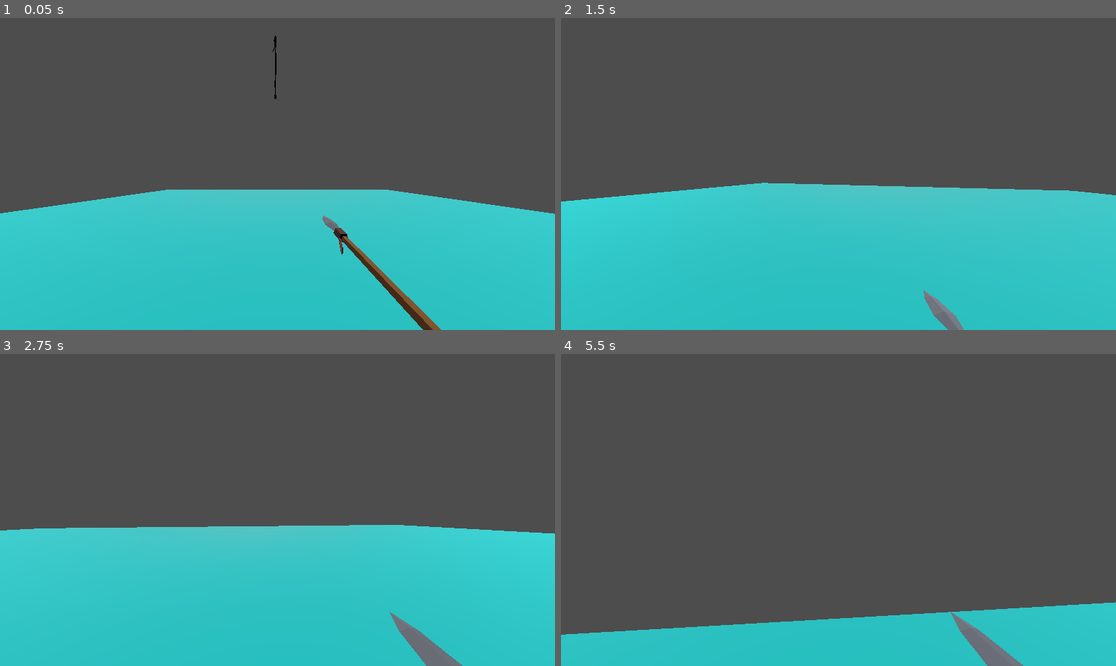
Above: before the commit, frames 1-4 (two rows, left to right).
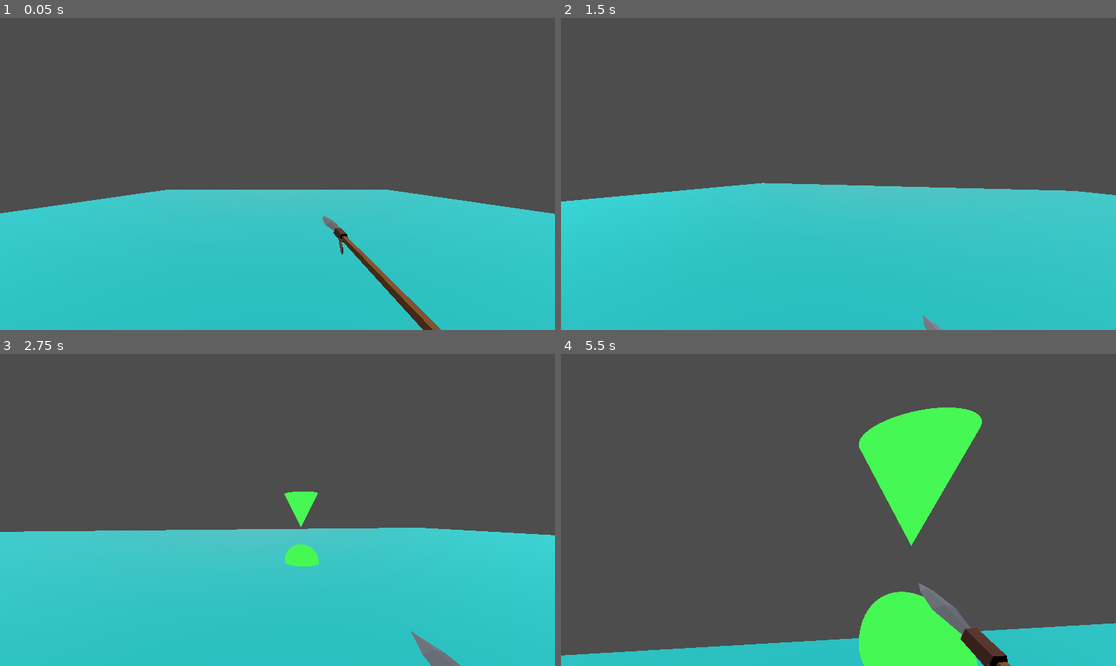
Above: after the commit, the same moments.

Repository: Salach-Malejkum/brackeys-game-jam
Game: Godot game, scene res://Scenes/cheems_testing_stuff.tscn
Same seed, same stepped clock (60 frames per second), same inputs: the game is played once before the commit and once after it.
Inputs (mouse positions are in pixels of both pictures, inside the frame that each line leads up to):
- Up to frame 1 (0.05 s): no input
- Up to frame 2 (1.5 s): move the mouse to (866, 174) at 0.52 s; hold Right mouse button (fishing) 0.53-1.28 s; hold W (up) from 0.53 s (still down); tap Space (jump) at 0.77 s; move the mouse to (810, 174) at 1.27 s; right-click (810, 174) at 1.35 s
- Up to frame 3 (2.75 s): keep holding W (up); tap Space (jump) at 1.52 s; move the mouse to (288, 503) at 2.02 s; hold Right mouse button (fishing) from 2.03 s (still down)
- Up to frame 4 (5.5 s): keep holding W (up); move the mouse to (832, 516) at 2.77 s; release Right mouse button (fishing) at 2.78 s; right-click (832, 516) at 2.85 s; tap Space (jump) at 3.02, 3.77, 4.52 s; move the mouse to (877, 513) at 3.52 s; hold Right mouse button (fishing) 3.53-4.28 s; move the mouse to (794, 506) at 4.27 s; right-click (794, 506) at 4.35 s; move the mouse to (844, 510) at 5.02 s; hold Right mouse button (fishing) from 5.03 s (still down)

The runs differ from the first frame. In frame 1, less than 0.1% of the frame differs, in the area x 49-50%, y 5-27%; in frame 2, 0.5%; in frame 3, 1.9%; in frame 4, 15%, in the area x 0-100%, y 17-100%.

Commit message:
add spear prediction

Diff:
--- a/Scenes/Characters/player.tscn
+++ b/Scenes/Characters/player.tscn
@@ -8,11 +8,55 @@
 [sub_resource type="ConvexPolygonShape3D" id="ConvexPolygonShape3D_11fev"]
 points = PackedVector3Array(-0.125207, -0.532801, -0.480507, 0.0227831, 0.47607, 0.498884, 0.169713, 0.559144, 0.464172 …(924 unchanged characters)…
 
+[sub_resource type="StandardMaterial3D" id="StandardMaterial3D_ov17a"]
+shading_mode = 0
+albedo_color = Color(0.27451, 0.972549, 0.329412, 1)
+
+[sub_resource type="SphereMesh" id="SphereMesh_0b8ny"]
+radius = 1.0
+height = 2.0
+
+[sub_resource type="Animation" id="Animation_2phty"]
+resource_name = "Marker_move"
+loop_mode = 1
+tracks/0/type = "position_3d"
+tracks/0/imported = false
+tracks/0/enabled = true
+tracks/0/path = NodePath(".")
+tracks/0/interp = 1
+tracks/0/loop_wrap = true
+tracks/0/keys = PackedFloat32Array(0, 1, 0, 3, 0, 0.5, 1, 0, 2.5, 0, 1, 1, 0, 3, 0)
+
+[sub_resource type="Animation" id="Animation_yho6w"]
+length = 0.001
+tracks/0/type = "position_3d"
+tracks/0/imported = false
+tracks/0/enabled = true
+tracks/0/path = NodePath(".")
+tracks/0/interp = 1
+tracks/0/loop_wrap = true
+tracks/0/keys = PackedFloat32Array(0, 1, 0, 3.01067, 0)
+
+[sub_resource type="AnimationLibrary" id="AnimationLibrary_ydwu1"]
+_data = {
+"Marker_move": SubResource("Animation_2phty"),
+"RESET": SubResource("Animation_yho6w")
+}
+
+[sub_resource type="StandardMaterial3D" id="StandardMaterial3D_1xj5j"]
+shading_mode = 0
+albedo_color = Color(0.27451, 0.972549, 0.329412, 1)
+
+[sub_resource type="CylinderMesh" id="CylinderMesh_upxoh"]
+top_radius = 1.0
+bottom_radius = 0.0
+
 [node name="Player" type="CharacterBody3D"]
 transform = Transform3D(1, 0, 0, 0, 1, 0, 0, 0, 1, 0, 3.05963, 0)
 script = ExtResource("1_mjm0o")
 
 [node name="MeshInstance3D" type="MeshInstance3D" parent="."]
+layers = 2
 mesh = SubResource("CapsuleMesh_okgwn")
 
 [node name="CollisionShape3D" type="CollisionShape3D" parent="."]
@@ -31,3 +75,20 @@
 
 [node name="Spear" parent="CamRotate/Head/Camera3D/RightHand" instance=ExtResource("2_5uwkq")]
 transform = Transform3D(0.997749, -0.00864252, -0.0664983, 0, -0.99166, 0.128882, -0.0670575, -0.128592, -0.989428, 0, 0.141033, -0.24919)
+
+[node name="DebugHit" type="MeshInstance3D" parent="."]
+transform = Transform3D(0.38, 0, 0, 0, 0.38, 0, 0, 0, 0.38, 2.62826, 3.05963, 0)
+top_level = true
+material_override = SubResource("StandardMaterial3D_ov17a")
+mesh = SubResource("SphereMesh_0b8ny")
+
+[node name="AnimationPlayer" type="AnimationPlayer" parent="DebugHit"]
+root_node = NodePath("../Marker")
+libraries = {
+"": SubResource("AnimationLibrary_ydwu1")
+}
+
+[node name="Marker" type="MeshInstance3D" parent="DebugHit"]
+transform = Transform3D(1, 0, 0, 0, 1, 0, 0, 0, 1, 0, 3.01067, 0)
+material_override = SubResource("StandardMaterial3D_1xj5j")
+mesh = SubResource("CylinderMesh_upxoh")
--- a/Scenes/Rigidbodies/Spear.tscn
+++ b/Scenes/Rigidbodies/Spear.tscn
@@ -133,6 +133,7 @@
 radius = 0.178495
 
 [node name="Spear" type="RigidBody3D"]
+collision_layer = 2
 script = ExtResource("1_4hcsy")
 
 [node name="Spear2" type="MeshInstance3D" parent="."]
@@ -151,11 +152,5 @@
 transform = Transform3D(1, 0, 0, 0, 1, 0, 0, 0, 1, 0, 0, 0.0268043)
 shape = SubResource("SphereShape3D_jg44o")
 
-[node name="CompensateThrow" type="Timer" parent="."]
-wait_time = 0.3
-one_shot = true
-autostart = true
-
 [connection signal="body_entered" from="Tip" to="." method="_on_tip_body_entered"]
 [connection signal="body_exited" from="Tip" to="." method="_on_tip_body_exited"]
-[connection signal="timeout" from="CompensateThrow" to="." method="_on_compensate_throw_timeout"]
--- a/Scenes/cheems_testing_stuff.tscn
+++ b/Scenes/cheems_testing_stuff.tscn
@@ -9,7 +9,7 @@
 [node name="CheemsTestingStuff" type="Node3D"]
 
 [node name="RigidBody3D" parent="." instance=ExtResource("3_2nul8")]
-transform = Transform3D(1, 0, 0, 0, -0.0778849, -0.996962, 0, 0.996962, -0.0778849, 0, 6.33773, -5.89821)
+transform = Transform3D(1, 0, 0, 0, -0.0778849, -0.996962, 0, 0.996962, -0.0778849, -4.835, 0.548, -1.133)
 
 [node name="Player" parent="." instance=ExtResource("2_oy4x3")]
 
@@ -20,4 +20,5 @@
 [node name="CSGBox3D" type="CSGBox3D" parent="."]
 material_override = SubResource("StandardMaterial3D_pwih4")
 use_collision = true
+collision_mask = 3
 size = Vector3(35.7578, 1, 49.8245)
--- a/Scripts/Rigidbodies/spear.gd
+++ b/Scripts/Rigidbodies/spear.gd
@@ -6,8 +6,6 @@
 
 # Called when the node enters the scene tree for the first time.
 func _ready() -> void:
-	collider.disabled = true
-	area_collider.disabled = true
 	apply_force(transform.basis * Vector3(0, 0, -throw_speed * 10))
 
 
@@ -19,14 +17,10 @@
 
 
 func _on_tip_body_entered(body: Node3D) -> void:
-	self.freeze = true
+	if body is not Player:
+		self.freeze = true
 	print(body)
 
 
 func _on_tip_body_exited(body: Node3D) -> void:
 	print(body)
-
-
-func _on_compensate_throw_timeout() -> void:
-	collider.disabled = false
-	area_collider.disabled = false
--- a/Scripts/player_test.gd
+++ b/Scripts/player_test.gd
@@ -1,5 +1,5 @@
 extends CharacterBody3D
-
+class_name Player
 
 const SPEED = 5.0
 const JUMP_VELOCITY = 4.5
@@ -8,6 +8,7 @@
 @onready var head = $CamRotate/Head
 @onready var camera = $CamRotate/Head/Camera3D
 @onready var r_hand = $CamRotate/Head/Camera3D/RightHand
+@onready var d_hit = $DebugHit
 
 @onready var spear_model = $CamRotate/Head/Camera3D/RightHand/Spear
 
@@ -16,6 +17,9 @@
 const BOB_AMP = 0.08
 var t_bob = 0.0
 
+@export var spear_gravity_scale = 1.0
+@export var spear_mass = 1.0
+@export var spear_prediction_v_multiplier = 15.5
 var spear_packaged = preload("res://Scenes/Rigidbodies/Spear.tscn")
 var thrown_spear_instance : RigidBody3D = null
 
@@ -71,22 +75,61 @@
 		thrown_spear_instance.queue_free()
 		spear_model.visible = true
 	if Input.is_action_pressed("fishing") and not is_instance_valid(thrown_spear_instance):
-		r_hand.translate(Vector3(0.0, 0.0, 0.1))
+		d_hit.visible = true
+		r_hand.translate(Vector3(0.0, 0.0, 0.025))
 		r_hand.position.z = clamp(r_hand.position.z, 0.0, 1.0)
-		camera.fov += 1
-		camera.fov = clamp(camera.fov, 90, 100)
+		#camera.fov += 1
+		#camera.fov = clamp(camera.fov, 90, 100)
+		_draw_aim(spear_mass, spear_gravity_scale)
 	elif Input.is_action_just_released("fishing"):
 		if not is_instance_valid(thrown_spear_instance):
 			spear_model.visible = false
 			thrown_spear_instance = spear_packaged.instantiate()
+			thrown_spear_instance.mass = spear_mass
+			thrown_spear_instance.gravity_scale = spear_gravity_scale
 			thrown_spear_instance.position = r_hand.global_position
 			thrown_spear_instance.transform.basis = r_hand.global_transform.basis
 			thrown_spear_instance.throw_speed *= r_hand.position.z
 			get_parent().add_child(thrown_spear_instance)
 	else:
+		d_hit.visible = false
 		_smooth_back(0.0)
 
 
 func _smooth_back(target_x : float):
 	r_hand.position.z = lerp(r_hand.position.z, 0.0, 0.5)
-	camera.fov = lerpf(camera.fov, 90, 0.5)
+	#camera.fov = lerpf(camera.fov, 90, 0.5)
+
+
+func _draw_aim(mass, gravity_scale):
+	var d_velocity = -r_hand.global_transform.basis.z as Vector3
+	d_velocity *= spear_prediction_v_multiplier * r_hand.position.z # za chuja nie wiem czy ta wartosc jest idealna, nie wiem jak to wyliczyc, dziala to dziala
+
+	var t_step := 0.01
+	var start_pos = r_hand.global_position
+	var d_gravity = -ProjectSettings.get_setting("physics/3d/default_gravity", 9.8)
+	d_gravity *= gravity_scale
+	var drag = ProjectSettings.get_setting("physics/3d/default_linear_damp", 0.0)
+
+	var line_start = start_pos
+	var line_end = start_pos
+
+	for i in range(1, 200):
+		d_velocity.y += d_gravity * t_step
+		line_end = line_start
+		line_end += d_velocity * t_step
+
+		d_velocity *= clampf(1.0 - drag * t_step, 0, 1)
+
+		var ray = _raycast_query(line_start, line_end)
+		if not ray.is_empty():
+			d_hit.global_position = ray["position"]
+
+		line_start = line_end
+
+func _raycast_query(pointA, pointB) -> Dictionary:
+	var space_state = get_world_3d().direct_space_state
+	var query = PhysicsRayQueryParameters3D.create(pointA, pointB, 1<<0)
+	query.hit_from_inside = false
+	var result = space_state.intersect_ray(query)
+	return result
Not shown: 1 places in Scenes/Characters/player.tscn that only renumber resources
